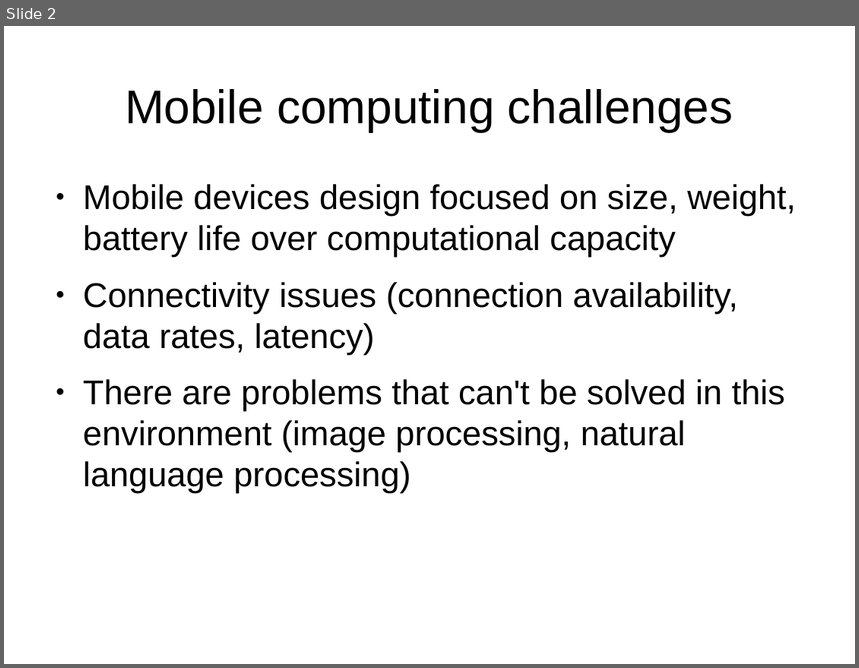
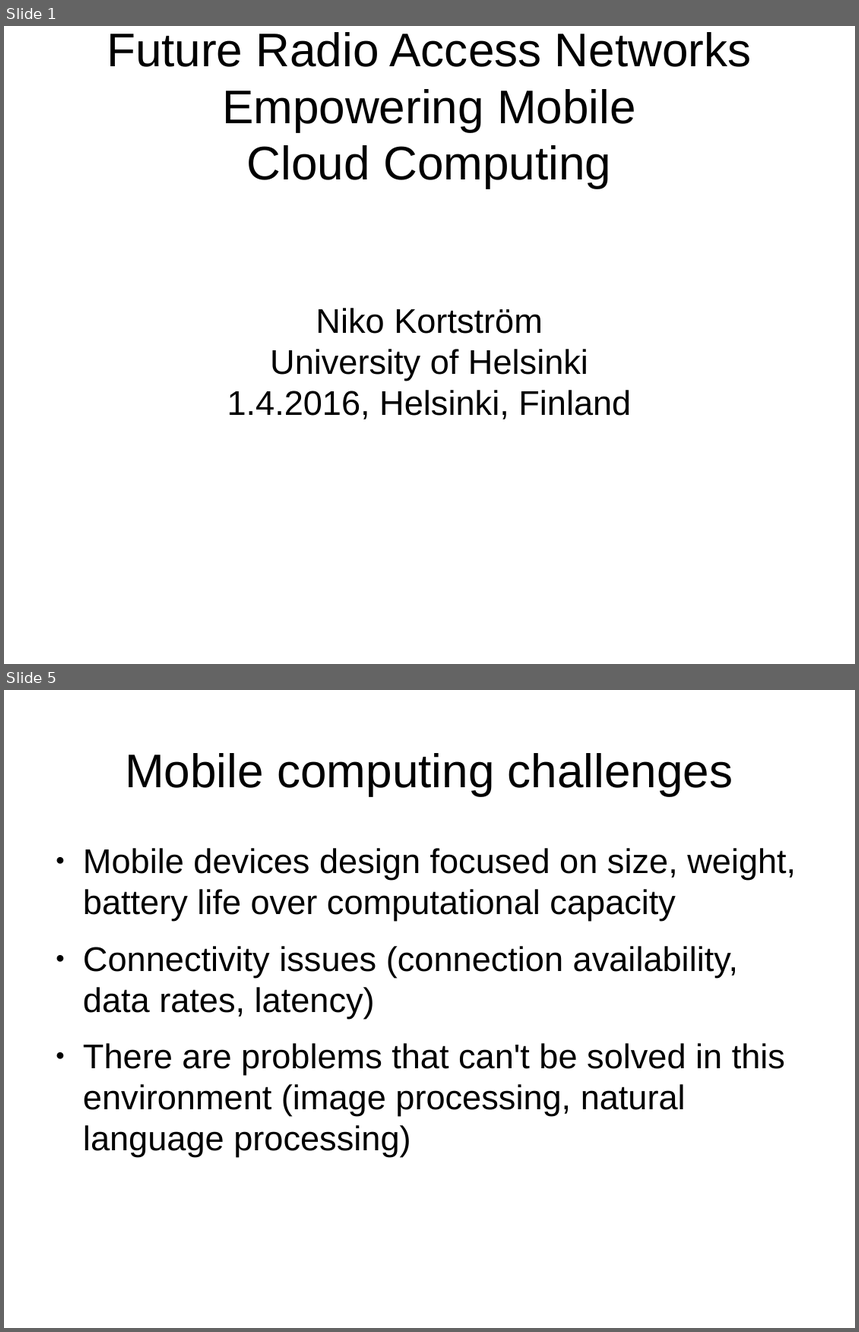
Before and after one commit to nipakoo/Mobile-Data-Analytics, a slide deck: presentation.odp. Shown one above the other, each under a label of ours: slide 2 before the commit, slides 1 and 5 after it; the slides between them are not shown. The pictures are 859x668 and 859x1332 pixels, drawn with LibreOffice and Linux fonts; fonts in the diff are those of the drawing. Boxes give left, top, right and bottom in pixels: in the first picture for what was removed or moved away, otherwise in the second. Text is boxed around its words. In the diff, an @@ line names an element or a change of style, - is before the commit and + after.

```diff
--- a/presentation.odp
+++ b/presentation.odp
@@ slide 1 added at (4, 26, 855, 664), background #FFFFFF @@
@@ title added at (107, 32, 752, 189), 44 pt, text #000000 @@
+Future Radio Access Networks Empowering Mobile
+Cloud Computing
@@ subtitle added at (227, 308, 631, 420), 32 pt, text #000000 @@
+Niko Kortström
+University of Helsinki
+1.4.2016, Helsinki, Finland
@@ what was slide 2 is now slide 5 @@
```
Also in this commit, not shown: 2 slides changed, 2 other slides added, 1 slide removed, 1 other file.
